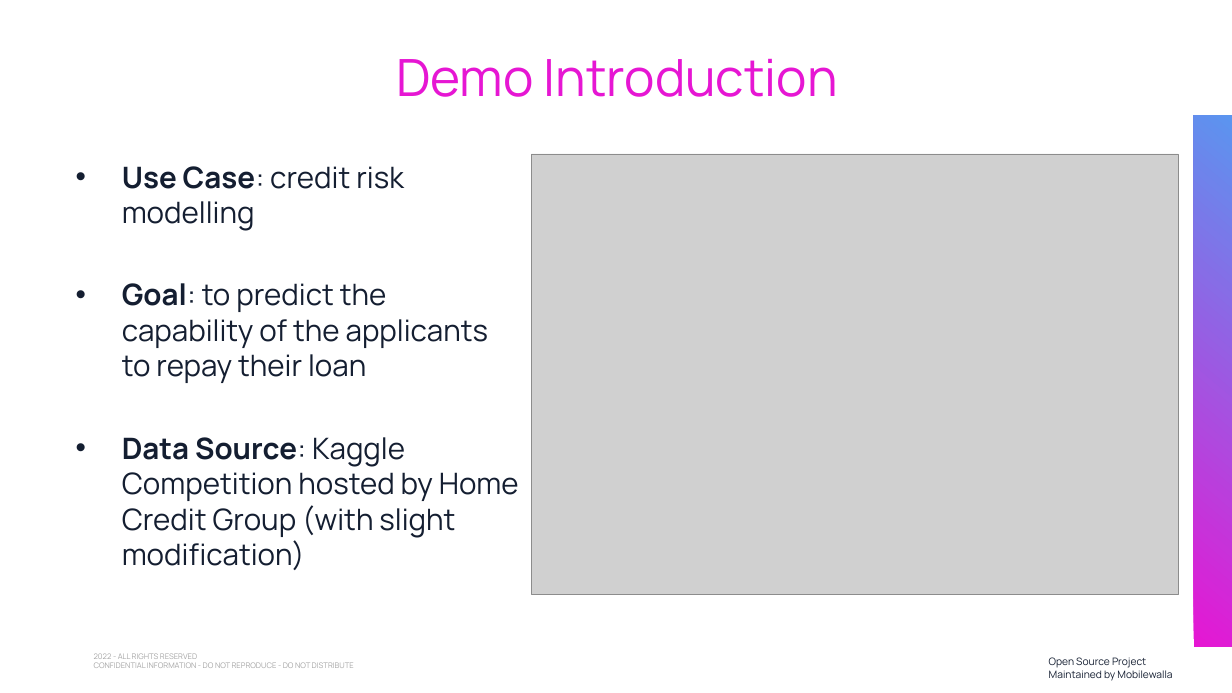
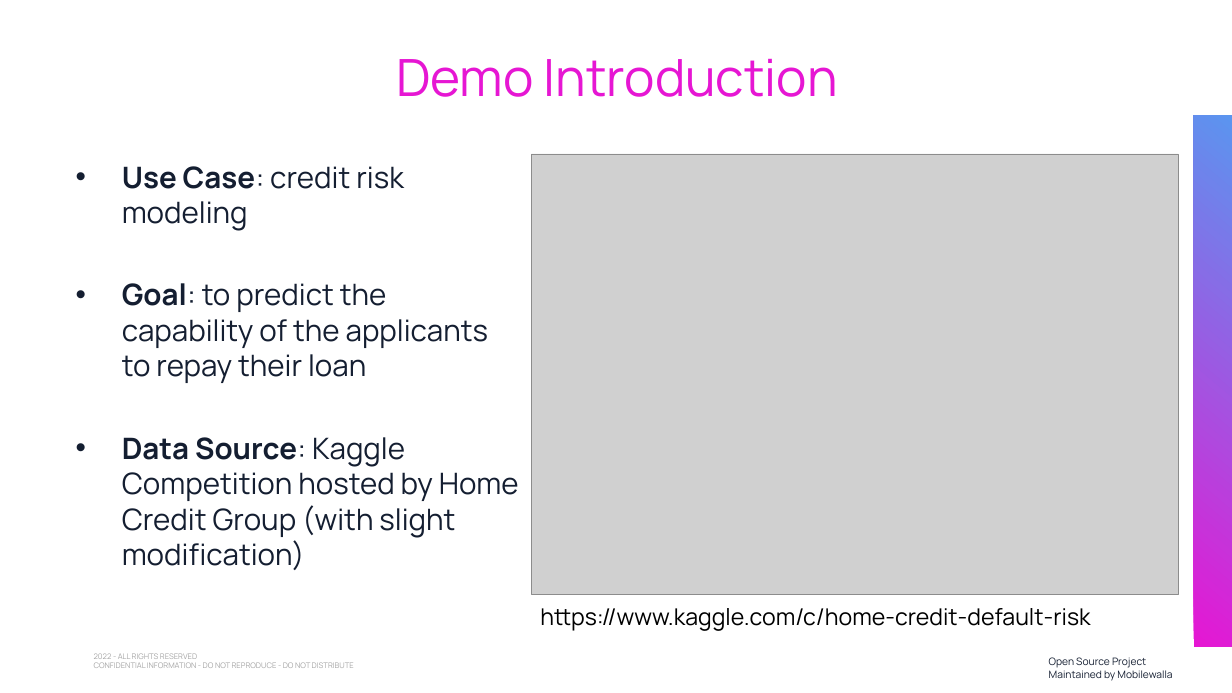
Before and after one commit to anovos/anovos, a slide deck: slide 4 of tutorial/use_case_demo/assets/Anovos Use Case Presentation.pptx. Drawn at 1232x693 pixels with LibreOffice and Linux fonts; fonts in the diff are those of the drawing; grey boxes stand for pictures; background and template pictures are left out. Boxes give left, top, right and bottom in pixels: in the first picture for what was removed or moved away, otherwise in the second. Text is boxed around its words. In the diff, an @@ line names an element or a change of style, - is before the commit and + after.

Commit message:
Updated Anovos Use Case Presentation

```diff
--- a/tutorial/use_case_demo/assets/Anovos Use Case Presentation.pptx
+++ b/tutorial/use_case_demo/assets/Anovos Use Case Presentation.pptx
@@ text at [122,166,404,231]: text changed @@
-  • Use Case: credit risk modelling
+  • Use Case: credit risk modeling
@@ text added at [540,608,1090,631], 18 pt, text #000000 @@
+https://www.kaggle.com/c/home-credit-default-risk
```
Also in this commit, not shown: 2 other slides changed, 2 slides added.
